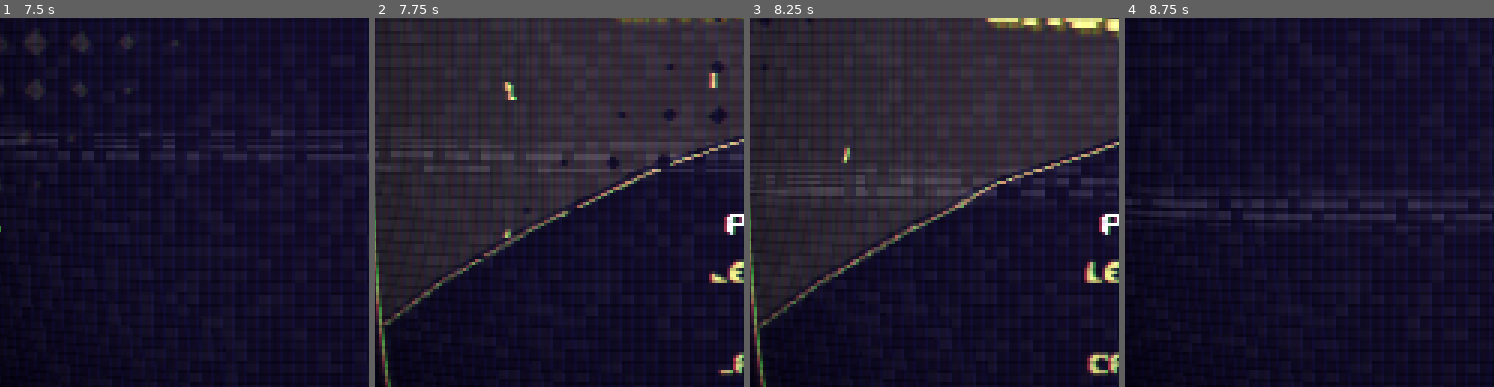
Above: before the commit, frames 1-4 (left to right).
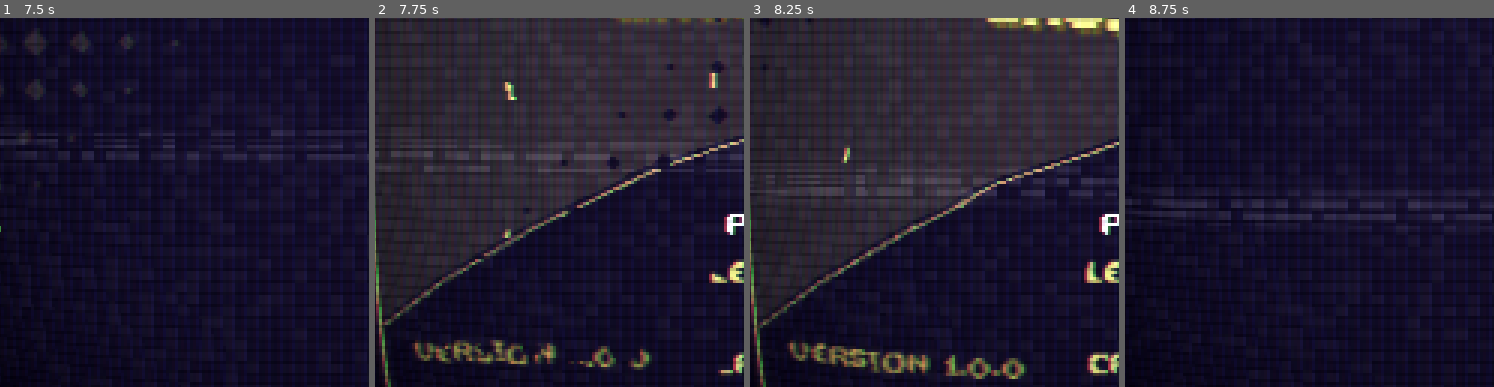
Above: after the commit, the same moments.

Repository: Ayabee527/mini-jam-173-action
Game: Godot game, scene res://splash_screen/splash_screen.tscn
The game is run twice, just before and just after one commit, with the same random seed, the same clock (stepped at 60 frames per second) and the same inputs.
Inputs (mouse positions are % of the whole screen's width and height, from its top left):
- Up to frame 1 (7.5 s): tap Enter at 0.5, 3.6 s; move the mouse to (73, 45) at 0.52 s; hold D (move_right) 0.53-1.25 s; tap Space (dash) at 0.6, 5.1 s; click (73, 45) at 0.67 s; drag from (29, 55) to (45, 71) at 1.27 s; move the mouse to (60, 27) at 2.02 s; hold D (move_right) 2.03-2.75 s; tap Delete at 2.1, 6.6 s; drag from (45, 71) to (19, 34) at 2.77 s; move the mouse to (81, 66) at 3.52 s; hold A (move_left) 3.53-4.25 s; drag from (19, 34) to (34, 24) at 4.27 s; move the mouse to (55, 50) at 5.02 s; hold S (move_down) 5.03-5.75 s; click (55, 50) at 5.17 s; drag from (34, 24) to (29, 55) at 5.77 s; move the mouse to (73, 45) at 6.52 s; hold W (move_up) 6.53-7.25 s; click "PLAY!" at 7.25 s
- Up to frame 2 (7.75 s): no input
- Up to frame 3 (8.25 s): click "PLAY!" at 8 s
- Up to frame 4 (8.75 s): no input
The pictures show only the part of the screen within x 7-57%, y 40-90%; the shares and areas given below are measured in that part.

Frame 1 is identical in both runs. In frame 2, 2.1% of the frame differs, in the area x 10-76%, y 87-96%; in frame 3, 2.6%, in the area x 10-76%, y 87-98%; in frame 4, nothing differs.

Commit message:
score handling

Diff:
--- a/from-the-top/enemies/meteor/meteor.tscn
+++ b/from-the-top/enemies/meteor/meteor.tscn
@@ -18,7 +18,7 @@
 
 [node name="Meteor" type="RigidBody2D" node_paths=PackedStringArray("coll_shape", "hit_coll", "hurt_coll") groups=["meteors"]]
 collision_layer = 2
-collision_mask = 6
+collision_mask = 2
 mass = 5.0
 physics_material_override = SubResource("PhysicsMaterial_3fxb6")
 gravity_scale = 0.0
--- a/from-the-top/enemies/tether/tether.gd
+++ b/from-the-top/enemies/tether/tether.gd
@@ -81,6 +81,7 @@
 func _on_hurtbox_hurt(hitbox: Hitbox, damage: int, invinc_time: float) -> void:
 	health.hurt(damage)
 	hurt_sound.play()
+	hurt.emit()
 
 	color = Color.YELLOW
 	trail.modulate = color
--- /dev/null
+++ b/from-the-top/enemies/turret/turret.gd
@@ -0,0 +1,2 @@
+class_name EnemyTurret
+extends RigidBody2D
--- a/from-the-top/enemies/turret/turret.tscn
+++ b/from-the-top/enemies/turret/turret.tscn
@@ -1,7 +1,13 @@
-[gd_scene load_steps=2 format=3 uid="uid://8jfdp6wmi8el"]
+[gd_scene load_steps=5 format=3 uid="uid://8jfdp6wmi8el"]
+
+[ext_resource type="Script" path="res://enemies/turret/turret.gd" id="1_yapru"]
+[ext_resource type="Script" path="res://components/health/health.gd" id="2_og0gh"]
 
 [sub_resource type="PhysicsMaterial" id="PhysicsMaterial_sbwhp"]
 bounce = 1.0
+
+[sub_resource type="CircleShape2D" id="CircleShape2D_qbx64"]
+radius = 16.0
 
 [node name="Turret" type="RigidBody2D"]
 mass = 5.0
@@ -9,3 +15,11 @@
 gravity_scale = 0.0
 linear_damp = 2.5
 angular_damp = 2.5
+script = ExtResource("1_yapru")
+
+[node name="Health" type="Node" parent="."]
+script = ExtResource("2_og0gh")
+max_health = 10
+
+[node name="CollisionShape2D" type="CollisionShape2D" parent="."]
+shape = SubResource("CircleShape2D_qbx64")
--- a/from-the-top/enemies/ufo/ufo.gd
+++ b/from-the-top/enemies/ufo/ufo.gd
@@ -66,6 +66,7 @@
 func _on_hurtbox_hurt(hitbox: Hitbox, damage: int, invinc_time: float) -> void:
 	health.hurt(damage)
 	hurt_sound.play()
+	hurt.emit()
 
 	color = Color.YELLOW
 	trail.modulate = color
--- a/from-the-top/enemies/virus/virus.gd
+++ b/from-the-top/enemies/virus/virus.gd
@@ -78,6 +78,7 @@
 func _on_hurtbox_hurt(hitbox: Hitbox, damage: int, invinc_time: float) -> void:
 	health.hurt(damage)
 	hurt_sound.play()
+	hurt.emit()
 
 	color = Color.YELLOW
 	trail.modulate = color
--- a/from-the-top/main/main.tscn
+++ b/from-the-top/main/main.tscn
@@ -325,12 +325,17 @@
 autoplay = true
 bus = &"music"
 
+[connection signal="enemy_hurt" from="Mask/Game/WaveHandler" to="Mask/Game/ScoreHandler" method="_on_wave_handler_enemy_hurt"]
 [connection signal="enemy_killed" from="Mask/Game/WaveHandler" to="Mask/Game/ScoreHandler" method="_on_wave_handler_enemy_killed"]
 [connection signal="wave_cleared" from="Mask/Game/WaveHandler" to="Mask/Game/ScoreHandler" method="_on_wave_handler_wave_cleared"]
 [connection signal="wave_cleared" from="Mask/Game/WaveHandler" to="Mask/Game/MeteorSpawner" method="_on_wave_handler_wave_cleared"]
 [connection signal="died" from="Mask/Game/Player" to="." method="_on_player_died"]
 [connection signal="died" from="Mask/Game/Player" to="Mask/Game/ScoreHandler" method="_on_player_died"]
 [connection signal="died" from="Mask/Game/Player" to="UI/PauseMenu" method="_on_player_died"]
+[connection signal="graze_start" from="Mask/Game/Player" to="Mask/Game/ScoreHandler" method="_on_player_graze_start"]
+[connection signal="graze_stop" from="Mask/Game/Player" to="Mask/Game/ScoreHandler" method="_on_player_graze_stop"]
+[connection signal="hurt" from="Mask/Game/Player" to="Mask/Game/ScoreHandler" method="_on_player_hurt"]
+[connection signal="shot" from="Mask/Game/Player" to="Mask/Game/ScoreHandler" method="_on_player_shot"]
 [connection signal="focus_entered" from="UI/PauseMenu/CenterContainer/VBoxContainer/HBoxContainer/resume" to="UI/PauseMenu" method="_on_resume_focus_entered"]
 [connection signal="pressed" from="UI/PauseMenu/CenterContainer/VBoxContainer/HBoxContainer/resume" to="UI/PauseMenu" method="_on_resume_pressed"]
 [connection signal="focus_entered" from="UI/PauseMenu/CenterContainer/VBoxContainer/HBoxContainer/menu" to="UI/PauseMenu" method="_on_menu_focus_entered"]
--- a/from-the-top/main/score_handler.gd
+++ b/from-the-top/main/score_handler.gd
@@ -6,6 +6,12 @@
 var score: int = 0:
 	set = set_score
 var last_score: int = 0
+
+var grazing: bool = false
+
+func _process(delta: float) -> void:
+	if grazing:
+		score += 1 * wave
 
 func _on_player_died() -> void:
 	Global.save_endless_score(score)
@@ -24,8 +30,29 @@
 	score_label.text += str(new_score)
 
 func _on_wave_handler_enemy_killed(enemy: Node2D) -> void:
-	score += 100 * wave
+	score += 50 * wave
 
 
 func _on_wave_handler_wave_cleared(size: int) -> void:
 	wave += 1
+	score += 222 * wave
+
+
+func _on_wave_handler_enemy_hurt() -> void:
+	score += 10
+
+
+func _on_player_graze_start() -> void:
+	grazing = true
+
+
+func _on_player_graze_stop() -> void:
+	grazing = false
+
+
+func _on_player_shot() -> void:
+	score += 2
+
+
+func _on_player_hurt() -> void:
+	score *= 0.9
--- a/from-the-top/main/wave_handler.gd
+++ b/from-the-top/main/wave_handler.gd
@@ -1,6 +1,7 @@
 extends Node2D
 
 signal enemy_killed(enemy: Node2D)
+signal enemy_hurt()
 signal wave_cleared(size: int)
 
 const UFO = preload("res://enemies/ufo/ufo.tscn")
@@ -72,12 +73,17 @@
 			Vector2.ONE * 128.0
 			+ Vector2.from_angle(TAU * randf()) * 256.0
 		)
+		if enemy.has_signal("hurt"):
+			enemy.hurt.connect(hurt_enemy)
 		if enemy.has_signal("died"):
 			enemy.died.connect(kill_enemy.bind(enemy))
 		else:
 			enemy.tree_exiting.connect(kill_enemy.bind(enemy))
 		add_child(enemy)
 		await get_tree().create_timer(0.1, false).timeout
+
+func hurt_enemy() -> void:
+	enemy_hurt.emit()
 
 func kill_enemy(enemy: Node2D) -> void:
 	spawned_enemies.erase(enemy)
--- a/from-the-top/main_menu/main_menu.tscn
+++ b/from-the-top/main_menu/main_menu.tscn
@@ -360,6 +360,19 @@
 theme_override_styles/normal = SubResource("StyleBoxEmpty_ftwqd")
 text = "QUIT!"
 alignment = 2
+
+[node name="version" type="RichTextLabel" parent="Back/BG/MarginContainer/Border/Mask/Control/Butts"]
+clip_contents = false
+layout_mode = 2
+size_flags_horizontal = 0
+size_flags_vertical = 8
+theme_override_colors/default_color = Color(0.542471, 0.474809, 0.0976908, 1)
+theme_override_fonts/normal_font = ExtResource("12_x2srk")
+theme_override_font_sizes/normal_font_size = 9
+bbcode_enabled = true
+text = "[shake][wave]VERSION 1.0.0"
+fit_content = true
+autowrap_mode = 0
 
 [node name="Cut" type="ColorRect" parent="Back"]
 visible = false
--- a/from-the-top/player/player.gd
+++ b/from-the-top/player/player.gd
@@ -1,8 +1,12 @@
 class_name Player
 extends RigidBody2D
 
+signal graze_start()
+signal graze_stop()
+
 signal died()
 signal shot()
+signal hurt()
 
 @export var move_speed: float = 500.0
 @export var max_speed: float = 150.0
@@ -23,6 +27,8 @@
 
 var dashing: bool = false
 var intro: bool = true
+
+var grazers: Array[Node2D]
 
 func _ready() -> void:
 	await get_tree().create_timer(0.75, false).timeout
@@ -75,6 +81,7 @@
 	MainCam.shake(10.0, 10.0, 5.0)
 	MainCam.hitstop(0.05, 0.5)
 	hurt_sound.play()
+	hurt.emit()
 
 	color = Color("e30035")
 	trail.modulate = color
@@ -93,3 +100,17 @@
 
 func _on_health_has_died() -> void:
 	died.emit()
+
+
+func _on_graze_body_entered(body: Node2D) -> void:
+	if body.is_in_group("enemies") or body.is_in_group("meteors"):
+		grazers.append(body)
+		if grazers.size() == 1:
+			graze_start.emit()
+
+
+func _on_graze_body_exited(body: Node2D) -> void:
+	if body.is_in_group("enemies") or body.is_in_group("meteors"):
+		grazers.erase(body)
+		if grazers.size() == 0:
+			graze_stop.emit()
--- a/from-the-top/player/player.tscn
+++ b/from-the-top/player/player.tscn
@@ -112,6 +112,9 @@
 streams_count = 1
 stream_0/stream = ExtResource("15_ghdh0")
 
+[sub_resource type="CircleShape2D" id="CircleShape2D_6l8q0"]
+radius = 32.0
+
 [node name="Player" type="RigidBody2D" node_paths=PackedStringArray("coll_shape", "health", "hurt_coll", "trail", "smoke", "hurt_sound", "die_sound") groups=["player"]]
 rotation = 1.5708
 collision_layer = 6
@@ -219,6 +222,13 @@
 volume_db = 10.0
 bus = &"sfx"
 
+[node name="Graze" type="Area2D" parent="."]
+collision_layer = 4
+collision_mask = 10
+
+[node name="CollisionShape2D" type="CollisionShape2D" parent="Graze"]
+shape = SubResource("CircleShape2D_6l8q0")
+
 [connection signal="has_died" from="Health" to="." method="_on_health_has_died"]
 [connection signal="has_died" from="Health" to="StateMachine/Die" method="_on_health_has_died"]
 [connection signal="has_died" from="Health" to="Autoshooter" method="_on_health_has_died"]
@@ -228,3 +238,5 @@
 [connection signal="body_exited" from="Autoshooter" to="Autoshooter" method="_on_body_exited"]
 [connection signal="timeout" from="Autoshooter/PriorityCheck" to="Autoshooter" method="_on_priority_check_timeout"]
 [connection signal="screen_exited" from="VisibleOnScreenNotifier2D" to="StateMachine/Die" method="_on_visible_on_screen_notifier_2d_screen_exited"]
+[connection signal="body_entered" from="Graze" to="." method="_on_graze_body_entered"]
+[connection signal="body_exited" from="Graze" to="." method="_on_graze_body_exited"]
Not shown: 1 places in from-the-top/player/player.tscn that only renumber resources
Not shown, changed: from-the-top/kanban_tasks_data.kanban
